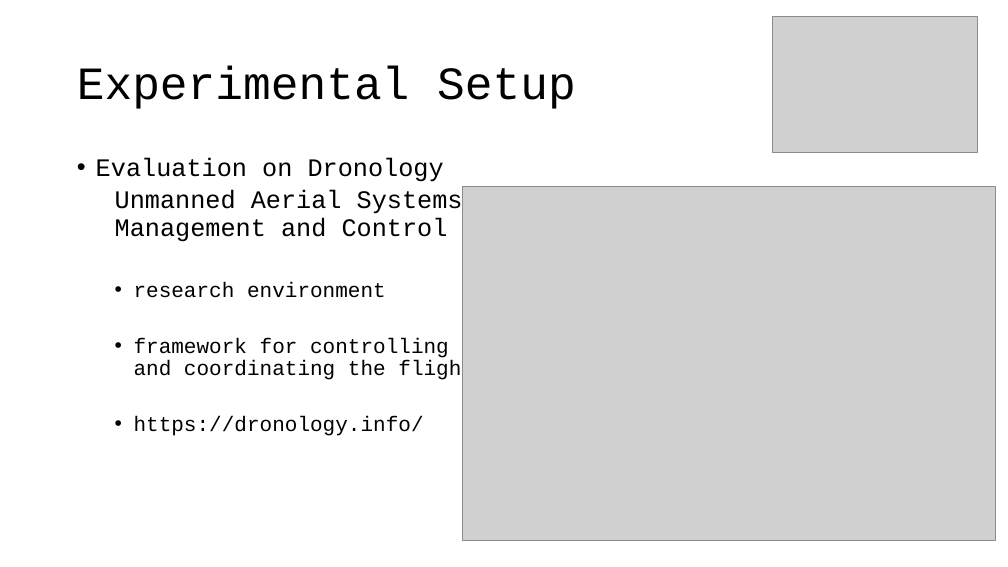
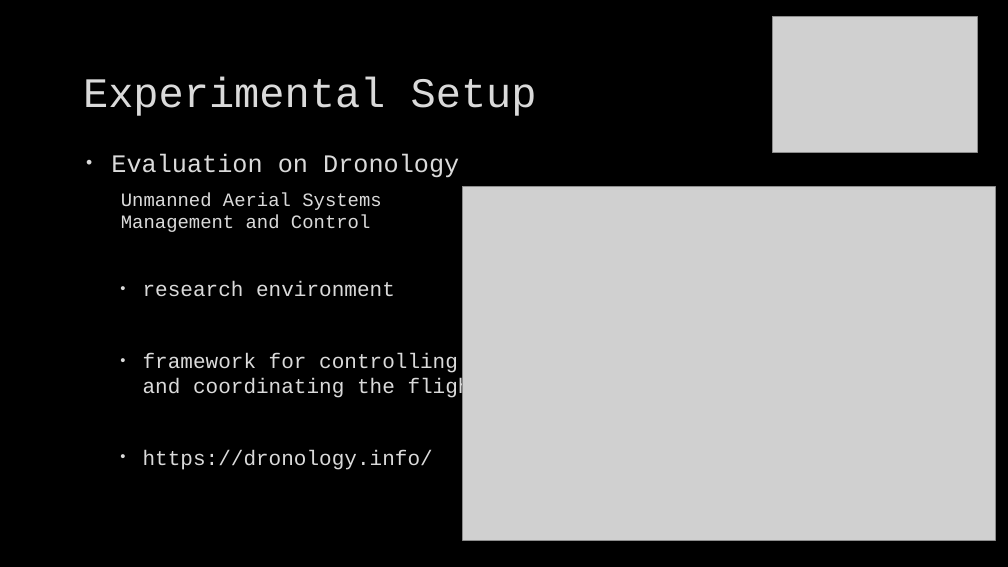
Before and after one commit to as-cal8/RBST-prompt-engineering, a slide deck: slide 5 of presentation/RBST_prompt-eng [Autosaved].pptx. Drawn at 1008x567 pixels with LibreOffice and Linux fonts; fonts in the diff are those of the drawing; grey boxes stand for pictures; background and template pictures are left out. Boxes give left, top, right and bottom in pixels: in the first picture for what was removed or moved away, otherwise in the second. Text is boxed around its words. In the diff, an @@ line names an element or a change of style, - is before the commit and + after.

```diff
--- a/presentation/RBST_prompt-eng [Autosaved].pptx
+++ b/presentation/RBST_prompt-eng [Autosaved].pptx
@@ background #FFFFFF to picture (left out) @@
@@ title "Experimental Setup": place and size @@
-title "Experimental Setup" at <box>77,67,576,109</box>
+title "Experimental Setup" at <box>83,76,537,116</box>
@@ title "Experimental Setup" at <box>83,76,537,116</box>: size 44 to 40 pt, text colour #000000 to #DADADA, letter outline none to #404040 0.75 pt; line spacing 0.9 to 1 @@
@@ text "Evaluation on Dronology": place and size @@
-text "Evaluation on Dronology" at <box>96,158,474,436</box>
+text "Evaluation on Dronology" at <box>111,153,484,470</box>
@@ text "Evaluation on Dronology" at <box>111,153,484,470</box>: text colour #000000 to #DADADA, letter outline none to #404040 0.75 pt; size 24 to 18 pt in "Unmanned Aerial Systems Management and Control"; indent changed; line spacing 0.9 to 1; more space between paragraphs @@
```
Also in this commit, not shown: 10 other slides changed, 3 slides added, 2 slides removed, 2 other files.
